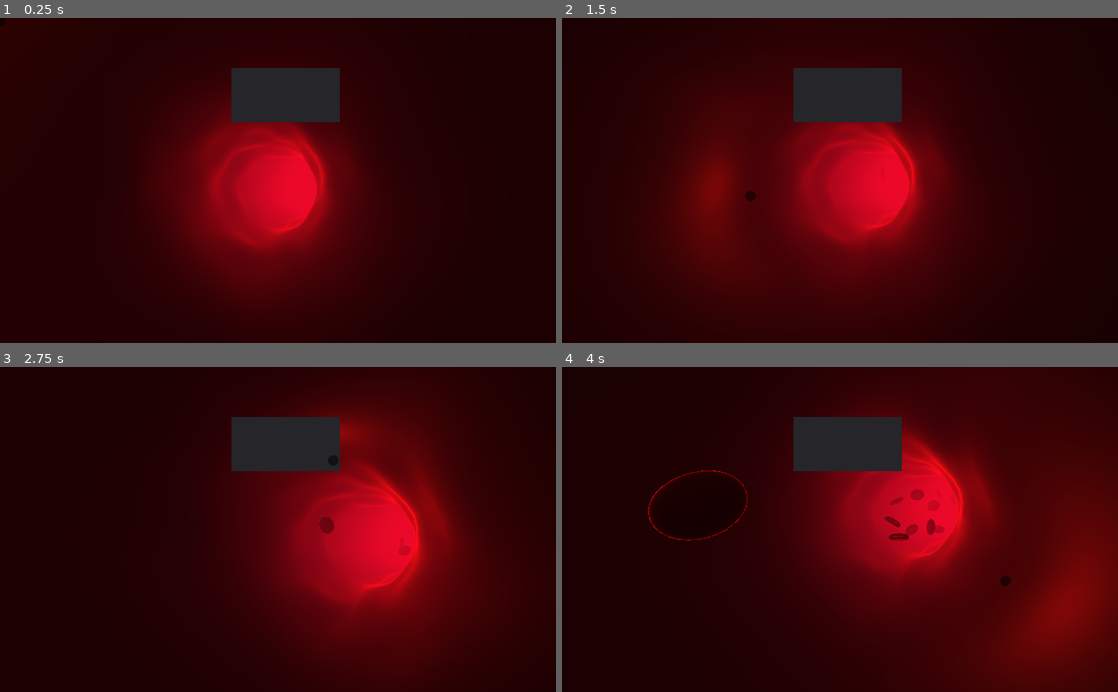
Above: before the commit, frames 1-4 (two rows, left to right).
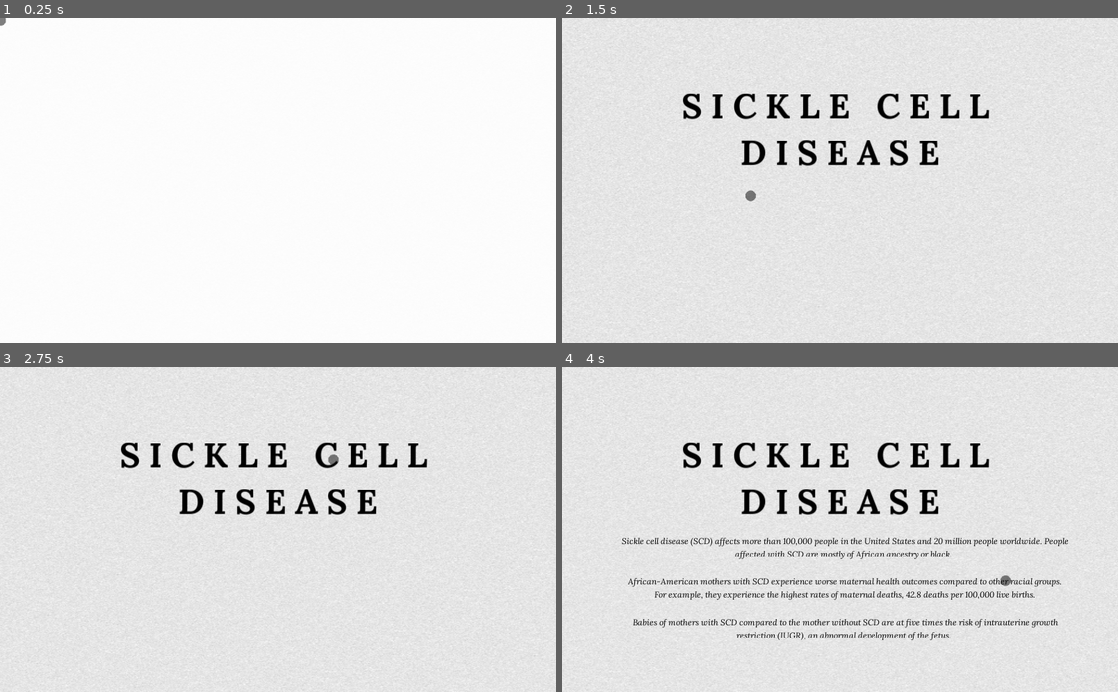
Above: after the commit, the same moments.

Repository: pengink/SCDPresentation
Game: Godot game, scene res://Main.tscn
Same seed, same stepped clock (60 frames per second), same inputs: the game is played once before the commit and once after it.
Inputs (mouse positions are in pixels of both pictures, inside the frame that each line leads up to):
- Up to frame 1 (0.25 s): no input
- Up to frame 2 (1.5 s): tap Enter at 0.5 s; move the mouse to (962, 164) at 0.52 s; press the mouse at (962, 164) at 0.53 s; tap Mouse wheel down (scroll_down) at 0.8, 1.35 s; move the mouse to (728, 196) at 1.27 s; release the mouse at (728, 196) at 1.28 s; click (728, 196) at 1.42 s
- Up to frame 3 (2.75 s): tap Mouse wheel up (scroll_up) at 1.55 s; move the mouse to (333, 458) at 2.02 s; hold Mouse wheel up (scroll_up) from 2.03 s (still down); click (333, 458) at 2.3 s
- Up to frame 4 (4 s): move the mouse to (812, 594) at 2.77 s; release Mouse wheel up (scroll_up) at 2.78 s; click (812, 594) at 2.85 s; tap Mouse wheel down (scroll_down) at 3.05 s; move the mouse to (1006, 578) at 3.52 s; hold Mouse wheel down (scroll_down) from 3.53 s (still down); click (1006, 578) at 3.67 s; tap Mouse wheel up (scroll_up) at 3.8 s

The runs differ from the first frame. In frame 1, 100% of the frame differs, in the area x 0-100%, y 0-100%; in frame 2, 100%; in frame 3, 100%; in frame 4, 100%.

Commit message:
http request

Diff:
--- /dev/null
+++ b/Descriptions.gd
@@ -0,0 +1,29 @@
+extends Label
+
+onready var cursor = get_parent().get_parent().get_node("Cursor")
+onready var HTTP = get_parent().get_parent().get_node("HTTPRequest")
+var on_desc : int = 0
+
+func _ready():
+	pass # Replace with function body.
+
+func _input(event):
+	if event is InputEventMouseButton && Input.is_action_just_pressed("click"):
+			cursor.play("active")
+			print("click")
+			HTTP.request("https://www.nhlbi.nih.gov/health/sickle-cell-disease/causes")
+			match on_desc:
+				1:
+					pass
+
+func _on_Desc_mouse_entered():
+	on_desc = 1
+
+func _on_Desc_mouse_exited():
+	on_desc = 0
+	cursor.play("idle")
+
+
+
+func _on_HTTPRequest_request_completed(result, response_code, headers, body):
+	print("completed")
--- a/GUI.tscn
+++ b/GUI.tscn
@@ -1,7 +1,399 @@
-[gd_scene load_steps=34 format=2]
+[gd_scene load_steps=58 format=2]
 
 [ext_resource path="res://textures/mousecursor - Copy.png" type="Texture" id=1]
 [ext_resource path="res://script/CustomCursor.gd" type="Script" id=2]
+[ext_resource path="res://script/BootStartupPage.gd" type="Script" id=3]
+[ext_resource path="res://textures/icons8-down-arrow-50.png" type="Texture" id=4]
+[ext_resource path="res://Fonts/static/Lora-Italic.ttf" type="DynamicFontData" id=5]
+[ext_resource path="res://Descriptions.gd" type="Script" id=6]
+
+[sub_resource type="Animation" id=81]
+resource_name = "MainPage"
+length = 1.5
+tracks/0/type = "value"
+tracks/0/path = NodePath("StartScreen:rect_position")
+tracks/0/interp = 1
+tracks/0/loop_wrap = true
+tracks/0/imported = false
+tracks/0/enabled = true
+tracks/0/keys = {
+"times": PoolRealArray( 0, 1, 1.5 ),
+"transitions": PoolRealArray( 1, 1, 1 ),
+"update": 0,
+"values": [ Vector2( 0, 0 ), Vector2( 0, 0 ), Vector2( -720, 0 ) ]
+}
+tracks/1/type = "value"
+tracks/1/path = NodePath("Title:rect_position")
+tracks/1/interp = 2
+tracks/1/loop_wrap = true
+tracks/1/imported = false
+tracks/1/enabled = true
+tracks/1/keys = {
+"times": PoolRealArray( 0, 1, 1.5 ),
+"transitions": PoolRealArray( 1, 1, 1 ),
+"update": 0,
+"values": [ Vector2( 200, 120 ), Vector2( 200, 120 ), Vector2( 30, 188 ) ]
+}
+tracks/2/type = "value"
+tracks/2/path = NodePath("Title:rect_scale")
+tracks/2/interp = 1
+tracks/2/loop_wrap = true
+tracks/2/imported = false
+tracks/2/enabled = true
+tracks/2/keys = {
+"times": PoolRealArray( 0, 1, 1.5 ),
+"transitions": PoolRealArray( 1, 1, 1 ),
+"update": 0,
+"values": [ Vector2( 1, 1 ), Vector2( 1, 1 ), Vector2( 0.4, 0.4 ) ]
+}
+tracks/3/type = "value"
+tracks/3/path = NodePath("Desc:visible")
+tracks/3/interp = 0
+tracks/3/loop_wrap = true
+tracks/3/imported = false
+tracks/3/enabled = true
+tracks/3/keys = {
+"times": PoolRealArray( 0, 1 ),
+"transitions": PoolRealArray( 1, 1 ),
+"update": 1,
+"values": [ true, false ]
+}
+tracks/4/type = "value"
+tracks/4/path = NodePath("ColorRect:visible")
+tracks/4/interp = 1
+tracks/4/loop_wrap = true
+tracks/4/imported = false
+tracks/4/enabled = true
+tracks/4/keys = {
+"times": PoolRealArray( 0 ),
+"transitions": PoolRealArray( 1 ),
+"update": 1,
+"values": [ false ]
+}
+tracks/5/type = "value"
+tracks/5/path = NodePath("Desc:modulate")
+tracks/5/interp = 1
+tracks/5/loop_wrap = true
+tracks/5/imported = false
+tracks/5/enabled = true
+tracks/5/keys = {
+"times": PoolRealArray( 0, 1 ),
+"transitions": PoolRealArray( 1, 1 ),
+"update": 0,
+"values": [ Color( 0, 0, 0, 1 ), Color( 0, 0, 0, 0 ) ]
+}
+tracks/6/type = "value"
+tracks/6/path = NodePath("Cont:modulate")
+tracks/6/interp = 2
+tracks/6/loop_wrap = true
+tracks/6/imported = false
+tracks/6/enabled = true
+tracks/6/keys = {
+"times": PoolRealArray( 0, 1 ),
+"transitions": PoolRealArray( 1, 1 ),
+"update": 0,
+"values": [ Color( 0, 0, 0, 0.541176 ), Color( 0, 0, 0, 0 ) ]
+}
+tracks/7/type = "value"
+tracks/7/path = NodePath("Cont:visible")
+tracks/7/interp = 1
+tracks/7/loop_wrap = true
+tracks/7/imported = false
+tracks/7/enabled = true
+tracks/7/keys = {
+"times": PoolRealArray( 0, 1 ),
+"transitions": PoolRealArray( 1, 1 ),
+"update": 1,
+"values": [ true, false ]
+}
+
+[sub_resource type="Animation" id=84]
+length = 0.001
+tracks/0/type = "value"
+tracks/0/path = NodePath("../ScrollContainer:rect_size")
+tracks/0/interp = 1
+tracks/0/loop_wrap = true
+tracks/0/imported = false
+tracks/0/enabled = true
+tracks/0/keys = {
+"times": PoolRealArray( 0 ),
+"transitions": PoolRealArray( 1 ),
+"update": 0,
+"values": [ Vector2( 1025, 600 ) ]
+}
+tracks/1/type = "value"
+tracks/1/path = NodePath("Title:custom_fonts/font:extra_spacing_char")
+tracks/1/interp = 1
+tracks/1/loop_wrap = true
+tracks/1/imported = false
+tracks/1/enabled = true
+tracks/1/keys = {
+"times": PoolRealArray( 0 ),
+"transitions": PoolRealArray( 1 ),
+"update": 0,
+"values": [ 16 ]
+}
+
+[sub_resource type="Animation" id=75]
+resource_name = "Startup"
+length = 5.0
+tracks/0/type = "value"
+tracks/0/path = NodePath("ColorRect:modulate")
+tracks/0/interp = 2
+tracks/0/loop_wrap = true
+tracks/0/imported = false
+tracks/0/enabled = true
+tracks/0/keys = {
+"times": PoolRealArray( 0, 0.5, 1 ),
+"transitions": PoolRealArray( 1, 1, 1 ),
+"update": 0,
+"values": [ Color( 1, 1, 1, 0.777778 ), Color( 1, 1, 1, 1 ), Color( 1, 1, 1, 0 ) ]
+}
+tracks/1/type = "value"
+tracks/1/path = NodePath("Title:rect_position")
+tracks/1/interp = 1
+tracks/1/loop_wrap = true
+tracks/1/imported = false
+tracks/1/enabled = true
+tracks/1/keys = {
+"times": PoolRealArray( 0, 0.5, 1.1, 5 ),
+"transitions": PoolRealArray( 1, 1, 1, 1 ),
+"update": 0,
+"values": [ Vector2( 200, 110 ), Vector2( 200, 110 ), Vector2( 200, 120 ), Vector2( 200, 120 ) ]
+}
+tracks/2/type = "value"
+tracks/2/path = NodePath("Title:rect_scale")
+tracks/2/interp = 2
+tracks/2/loop_wrap = true
+tracks/2/imported = false
+tracks/2/enabled = true
+tracks/2/keys = {
+"times": PoolRealArray( 0, 0.5, 1.1, 5 ),
+"transitions": PoolRealArray( 1, 1, 1, 1 ),
+"update": 0,
+"values": [ Vector2( 1, 1 ), Vector2( 1, 1 ), Vector2( 1, 1 ), Vector2( 1, 1 ) ]
+}
+tracks/3/type = "value"
+tracks/3/path = NodePath("../ScrollContainer:scroll_vertical_enabled")
+tracks/3/interp = 0
+tracks/3/loop_wrap = true
+tracks/3/imported = false
+tracks/3/enabled = true
+tracks/3/keys = {
+"times": PoolRealArray( 0, 4.7 ),
+"transitions": PoolRealArray( 1, 1 ),
+"update": 1,
+"values": [ false, true ]
+}
+tracks/4/type = "value"
+tracks/4/path = NodePath("Title:modulate")
+tracks/4/interp = 2
+tracks/4/loop_wrap = true
+tracks/4/imported = false
+tracks/4/enabled = true
+tracks/4/keys = {
+"times": PoolRealArray( 0, 0.5, 1.1 ),
+"transitions": PoolRealArray( 1, 1, 1 ),
+"update": 0,
+"values": [ Color( 0, 0, 0, 0 ), Color( 0, 0, 0, 0 ), Color( 0, 0, 0, 1 ) ]
+}
+tracks/5/type = "value"
+tracks/5/path = NodePath("Desc:modulate")
+tracks/5/interp = 2
+tracks/5/loop_wrap = true
+tracks/5/imported = false
+tracks/5/enabled = true
+tracks/5/keys = {
+"times": PoolRealArray( 0, 2.9, 3.9 ),
+"transitions": PoolRealArray( 1, 1, 1 ),
+"update": 0,
+"values": [ Color( 0, 0, 0, 0 ), Color( 0, 0, 0, 0 ), Color( 0, 0, 0, 1 ) ]
+}
+tracks/6/type = "value"
+tracks/6/path = NodePath("Desc:rect_position")
+tracks/6/interp = 2
+tracks/6/loop_wrap = true
+tracks/6/imported = false
+tracks/6/enabled = true
+tracks/6/keys = {
+"times": PoolRealArray( 2.6, 3.9 ),
+"transitions": PoolRealArray( 1, 1 ),
+"update": 0,
+"values": [ Vector2( 105, 300 ), Vector2( 105, 310 ) ]
+}
+tracks/7/type = "value"
+tracks/7/path = NodePath("ColorRect:visible")
+tracks/7/interp = 1
+tracks/7/loop_wrap = true
+tracks/7/imported = false
+tracks/7/enabled = true
+tracks/7/keys = {
+"times": PoolRealArray( 0 ),
+"transitions": PoolRealArray( 1 ),
+"update": 1,
+"values": [ true ]
+}
+tracks/8/type = "value"
+tracks/8/path = NodePath("Cont:modulate")
+tracks/8/interp = 2
+tracks/8/loop_wrap = true
+tracks/8/imported = false
+tracks/8/enabled = true
+tracks/8/keys = {
+"times": PoolRealArray( 0 ),
+"transitions": PoolRealArray( 1 ),
+"update": 0,
+"values": [ Color( 0, 0, 0, 0 ) ]
+}
+tracks/9/type = "value"
+tracks/9/path = NodePath("Desc:visible")
+tracks/9/interp = 1
+tracks/9/loop_wrap = true
+tracks/9/imported = false
+tracks/9/enabled = true
+tracks/9/keys = {
+"times": PoolRealArray( 0 ),
+"transitions": PoolRealArray( 1 ),
+"update": 1,
+"values": [ true ]
+}
+tracks/10/type = "value"
+tracks/10/path = NodePath("Cont:visible")
+tracks/10/interp = 1
+tracks/10/loop_wrap = true
+tracks/10/imported = false
+tracks/10/enabled = true
+tracks/10/keys = {
+"times": PoolRealArray( 5 ),
+"transitions": PoolRealArray( 1 ),
+"update": 1,
+"values": [ true ]
+}
+tracks/11/type = "value"
+tracks/11/path = NodePath("..:can_scroll")
+tracks/11/interp = 0
+tracks/11/loop_wrap = true
+tracks/11/imported = false
+tracks/11/enabled = true
+tracks/11/keys = {
+"times": PoolRealArray( 0, 5 ),
+"transitions": PoolRealArray( 1, 1 ),
+"update": 1,
+"values": [ false, true ]
+}
+tracks/12/type = "value"
+tracks/12/path = NodePath("../ScrollContainer:rect_size")
+tracks/12/interp = 2
+tracks/12/loop_wrap = true
+tracks/12/imported = false
+tracks/12/enabled = true
+tracks/12/keys = {
+"times": PoolRealArray( 0, 4.7, 5 ),
+"transitions": PoolRealArray( 1, 1, 1 ),
+"update": 0,
+"values": [ Vector2( 1035, 600 ), Vector2( 1035, 600 ), Vector2( 1013, 600 ) ]
+}
+tracks/13/type = "value"
+tracks/13/path = NodePath("StartScreen:rect_position")
+tracks/13/interp = 1
+tracks/13/loop_wrap = true
+tracks/13/imported = false
+tracks/13/enabled = true
+tracks/13/keys = {
+"times": PoolRealArray( 0 ),
+"transitions": PoolRealArray( 1 ),
+"update": 0,
+"values": [ Vector2( 0, 0 ) ]
+}
+tracks/14/type = "value"
+tracks/14/path = NodePath("Cont:visible_characters")
+tracks/14/interp = 1
+tracks/14/loop_wrap = true
+tracks/14/imported = false
+tracks/14/enabled = true
+tracks/14/keys = {
+"times": PoolRealArray(  ),
+"transitions": PoolRealArray(  ),
+"update": 1,
+"values": [  ]
+}
+tracks/15/type = "value"
+tracks/15/path = NodePath("Desc:visible_characters")
+tracks/15/interp = 1
+tracks/15/loop_wrap = true
+tracks/15/imported = false
+tracks/15/enabled = true
+tracks/15/keys = {
+"times": PoolRealArray( 0, 2.9, 3.2 ),
+"transitions": PoolRealArray( 1, 1, 1 ),
+"update": 0,
+"values": [ 0, 0, 150 ]
+}
+tracks/16/type = "value"
+tracks/16/path = NodePath("Title:custom_fonts/font:extra_spacing_char")
+tracks/16/interp = 1
+tracks/16/loop_wrap = true
+tracks/16/imported = false
+tracks/16/enabled = true
+tracks/16/keys = {
+"times": PoolRealArray( 0, 0.5, 1.1, 5 ),
+"transitions": PoolRealArray( 1, 1, 1, 1 ),
+"update": 0,
+"values": [ 1, 1, 16, 16 ]
+}
+tracks/17/type = "value"
+tracks/17/path = NodePath("Desc/Desc:visible_characters")
+tracks/17/interp = 1
+tracks/17/loop_wrap = true
+tracks/17/imported = false
+tracks/17/enabled = true
+tracks/17/keys = {
+"times": PoolRealArray( -0.1, 0, 3.2, 3.5 ),
+"transitions": PoolRealArray( 1, 1, 1, 1 ),
+"update": 0,
+"values": [ 0, 0, 0, 183 ]
+}
+tracks/18/type = "value"
+tracks/18/path = NodePath("Desc/Desc/Desc:visible_characters")
+tracks/18/interp = 1
+tracks/18/loop_wrap = true
+tracks/18/imported = false
+tracks/18/enabled = true
+tracks/18/keys = {
+"times": PoolRealArray( 0, 3.5, 3.9 ),
+"transitions": PoolRealArray( 1, 1, 1 ),
+"update": 0,
+"values": [ 0, 0, 142 ]
+}
+
+[sub_resource type="Animation" id=83]
+resource_name = "ToContinue"
+length = 1.5
+loop = true
+tracks/0/type = "value"
+tracks/0/path = NodePath("Cont:modulate")
+tracks/0/interp = 1
+tracks/0/loop_wrap = true
+tracks/0/imported = false
+tracks/0/enabled = true
+tracks/0/keys = {
+"times": PoolRealArray( 0, 0.75, 1.5 ),
+"transitions": PoolRealArray( 1, 1, 1 ),
+"update": 0,
+"values": [ Color( 0, 0, 0, 0.0784314 ), Color( 0, 0, 0, 1 ), Color( 0, 0, 0, 0.0784314 ) ]
+}
+tracks/1/type = "value"
+tracks/1/path = NodePath("Cont:rect_position")
+tracks/1/interp = 1
+tracks/1/loop_wrap = true
+tracks/1/imported = false
+tracks/1/enabled = true
+tracks/1/keys = {
+"times": PoolRealArray( 0, 0.75, 1.5 ),
+"transitions": PoolRealArray( 1, 1, 1 ),
+"update": 0,
+"values": [ Vector2( 0, 550 ), Vector2( 0, 547 ), Vector2( 0, 550 ) ]
+}
 
 [sub_resource type="CanvasItemMaterial" id=62]
 
@@ -163,32 +555,258 @@
 "speed": 5.0
 } ]
 
+[sub_resource type="VisualShaderNodeVec3Uniform" id=63]
+uniform_name = "VectorUniform"
+default_value_enabled = true
+default_value = Vector3( 5, 5, 0 )
+
+[sub_resource type="VisualShaderNodeVectorOp" id=64]
+operator = 2
+
+[sub_resource type="VisualShaderNodeVectorOp" id=65]
+output_port_for_preview = 0
+
+[sub_resource type="VisualShaderNodeScalarOp" id=66]
+default_input_values = [ 0, 0.0, 1, 0.4 ]
+
+[sub_resource type="OpenSimplexNoise" id=67]
+octaves = 9
+period = 0.1
+persistence = 1.0
+lacunarity = 1.0
+
+[sub_resource type="NoiseTexture" id=68]
+width = 1024
+height = 1024
+noise = SubResource( 67 )
+
+[sub_resource type="VisualShaderNodeTexture" id=69]
+output_port_for_preview = 0
+texture = SubResource( 68 )
+
+[sub_resource type="VisualShaderNodeInput" id=70]
+output_port_for_preview = 0
+input_name = "time"
+
+[sub_resource type="VisualShaderNodeInput" id=71]
+input_name = "uv"
+
+[sub_resource type="VisualShader" id=72]
+code = "shader_type canvas_item;
+uniform vec3 VectorUniform = vec3(5.000000, 5.000000, 0.000000);
+uniform sampler2D tex_frg_2;
+
+
+
+void vertex() {
+// Output:0
+
+}
+
+void fragment() {
+// VectorUniform:11
+	vec3 n_out11p0 = VectorUniform;
+
+// Input:3
+	float n_out3p0 = TIME;
+
+// VectorOp:13
+	vec3 n_out13p0 = n_out11p0 * vec3(n_out3p0);
+
+// Input:5
+	vec3 n_out5p0 = vec3(UV, 0.0);
+
+// VectorOp:14
+	vec3 n_out14p0 = n_out13p0 + n_out5p0;
+
+// Texture:2
+	vec4 tex_frg_2_read = texture(tex_frg_2, n_out14p0.xy);
+	vec3 n_out2p0 = tex_frg_2_read.rgb;
+	float n_out2p1 = tex_frg_2_read.a;
+
+// ScalarOp:15
+	float n_in15p1 = 0.40000;
+	float n_out15p0 = dot(n_out2p0, vec3(0.333333, 0.333333, 0.333333)) + n_in15p1;
+
+// Output:0
+	COLOR.rgb = vec3(n_out15p0);
+
+}
+
+void light() {
+// Output:0
+
+}
+"
+graph_offset = Vector2( -139.143, -15.067 )
+mode = 1
+flags/light_only = false
+nodes/fragment/0/position = Vector2( 900, 200 )
+nodes/fragment/2/node = SubResource( 69 )
+nodes/fragment/2/position = Vector2( 360, -20 )
+nodes/fragment/3/node = SubResource( 70 )
+nodes/fragment/3/position = Vector2( -800, 140 )
+nodes/fragment/5/node = SubResource( 71 )
+nodes/fragment/5/position = Vector2( -660, 340 )
+nodes/fragment/11/node = SubResource( 63 )
+nodes/fragment/11/position = Vector2( -940, -40 )
+nodes/fragment/13/node = SubResource( 64 )
+nodes/fragment/13/position = Vector2( -442.582, 15.8928 )
+nodes/fragment/14/node = SubResource( 65 )
+nodes/fragment/14/position = Vector2( 120, 80 )
+nodes/fragment/15/node = SubResource( 66 )
+nodes/fragment/15/position = Vector2( 660, 120 )
+nodes/fragment/connections = PoolIntArray( 11, 0, 13, 0, 3, 0, 13, 1, 13, 0, 14, 0, 5, 0, 14, 1, 14, 0, 2, 0, 2, 0, 15, 0, 15, 0, 0, 0 )
+
+[sub_resource type="ShaderMaterial" id=73]
+shader = SubResource( 72 )
+shader_param/VectorUniform = Vector3( 5, 5, 0 )
+
+[sub_resource type="DynamicFontData" id=87]
+font_path = "res://Fonts/static/Lora-Bold.ttf"
+
+[sub_resource type="DynamicFont" id=88]
+size = 64
+use_filter = true
+extra_spacing_char = 16
+font_data = SubResource( 87 )
+
+[sub_resource type="DynamicFont" id=89]
+font_data = ExtResource( 5 )
+
+[sub_resource type="DynamicFontData" id=78]
+font_path = "res://Fonts/static/Lora-Italic.ttf"
+
+[sub_resource type="DynamicFont" id=82]
+size = 12
+use_filter = true
+font_data = SubResource( 78 )
+
 [node name="GUI" type="CanvasLayer"]
 script = ExtResource( 2 )
-
-[node name="Control" type="Control" parent="."]
-anchor_right = 1.0
-anchor_bottom = 1.0
-
-[node name="ScrollContainer" type="ScrollContainer" parent="Control"]
-anchor_right = 1.0
-anchor_bottom = 1.0
-
-[node name="Control" type="Control" parent="Control/ScrollContainer"]
+can_scroll = true
+
+[node name="HTTPRequest" type="HTTPRequest" parent="."]
+
+[node name="AnimationPlayer" type="AnimationPlayer" parent="."]
+root_node = NodePath("../StartUp")
+autoplay = "Startup"
+anims/MainPage = SubResource( 81 )
+anims/RESET = SubResource( 84 )
+anims/Startup = SubResource( 75 )
+anims/ToContinue = SubResource( 83 )
+
+[node name="Timer" type="Timer" parent="."]
+wait_time = 0.1
+
+[node name="Cursor" type="AnimatedSprite" parent="."]
+self_modulate = Color( 1, 1, 1, 0.501961 )
+material = SubResource( 62 )
+z_index = 1
+frames = SubResource( 32 )
+animation = "idle"
+playing = true
+
+[node name="StartUp" type="Control" parent="."]
+margin_right = 40.0
+margin_bottom = 40.0
+script = ExtResource( 3 )
+
+[node name="StartScreen" type="ColorRect" parent="StartUp"]
+material = SubResource( 73 )
+margin_right = 1024.0
+margin_bottom = 600.0
+
+[node name="Title" type="Label" parent="StartUp"]
+modulate = Color( 0, 0, 0, 1 )
+margin_left = 200.0
+margin_top = 120.0
+margin_right = 824.0
+margin_bottom = 289.015
+custom_fonts/font = SubResource( 88 )
+text = "SICKLE CELL DISEASE"
+align = 1
+autowrap = true
+
+[node name="Desc" type="Label" parent="StartUp"]
+modulate = Color( 0, 0, 0, 1 )
+margin_left = 105.0
+margin_top = 310.0
+margin_right = 929.0
+margin_bottom = 622.001
+custom_fonts/font = SubResource( 89 )
+text = "Sickle cell disease (SCD) affects more than 100,000 people in the United States and 20 million people worldwide. People affected with SCD are mostly of African ancestry or black."
+align = 1
+autowrap = true
+max_lines_visible = 9
+script = ExtResource( 6 )
+
+[node name="Desc" type="Label" parent="StartUp/Desc"]
+modulate = Color( 0, 0, 0, 1 )
+margin_top = 75.0
+margin_right = 824.0
+margin_bottom = 387.0
+custom_fonts/font = SubResource( 89 )
+text = "African-American mothers with SCD experience worse maternal health outcomes compared to other racial groups. For example, they experience the highest rates of maternal deaths, 42.8 deaths per 100,000 live births.
+"
+align = 1
+autowrap = true
+max_lines_visible = 9
+
+[node name="Desc" type="Label" parent="StartUp/Desc/Desc"]
+modulate = Color( 0, 0, 0, 1 )
+margin_top = 75.0
+margin_right = 824.0
+margin_bottom = 387.0
+custom_fonts/font = SubResource( 89 )
+text = "Babies of mothers with SCD compared to the mother without SCD are at five times the risk of intrauterine growth restriction (IUGR), an abnormal development of the fetus.
+"
+align = 1
+autowrap = true
+max_lines_visible = 9
+
+[node name="Cont" type="Label" parent="StartUp"]
+modulate = Color( 0, 0, 0, 0 )
+margin_top = 550.0
+margin_right = 1024.0
+margin_bottom = 584.0
+custom_fonts/font = SubResource( 82 )
+text = "Scroll down to continue to site"
+align = 1
+autowrap = true
+
+[node name="TextureRect" type="TextureRect" parent="StartUp/Cont"]
 anchor_left = 0.5
 anchor_top = 0.5
 anchor_right = 0.5
 anchor_bottom = 0.5
-
-[node name="Panel" type="Panel" parent="Control/ScrollContainer/Control"]
-margin_left = 426.0
-margin_top = 92.0
-margin_right = 626.0
-margin_bottom = 192.0
-
-[node name="Cursor" type="AnimatedSprite" parent="."]
-self_modulate = Color( 1, 1, 1, 0.501961 )
-material = SubResource( 62 )
-frames = SubResource( 32 )
-animation = "idle"
-playing = true
+margin_left = -20.0
+margin_top = -2.0
+margin_right = 30.0
+margin_bottom = 48.0
+rect_scale = Vector2( 0.5, 0.5 )
+texture = ExtResource( 4 )
+
+[node name="ColorRect" type="ColorRect" parent="StartUp"]
+modulate = Color( 1, 1, 1, 0 )
+margin_right = 1024.0
+margin_bottom = 600.0
+
+[node name="ScrollContainer" type="ScrollContainer" parent="."]
+margin_right = 1025.0
+margin_bottom = 600.0
+rect_clip_content = false
+scroll_horizontal_enabled = false
+
+[node name="ColorRect" type="ColorRect" parent="ScrollContainer"]
+margin_right = 1013.0
+margin_bottom = 1200.0
+rect_min_size = Vector2( 1013, 1200 )
+color = Color( 1, 1, 1, 0 )
+
+[connection signal="request_completed" from="HTTPRequest" to="StartUp/Desc" method="_on_HTTPRequest_request_completed"]
+[connection signal="animation_finished" from="AnimationPlayer" to="." method="_on_AnimationPlayer_animation_finished"]
+[connection signal="animation_finished" from="AnimationPlayer" to="StartUp" method="_on_AnimationPlayer_animation_finished"]
+[connection signal="timeout" from="Timer" to="." method="_on_Timer_timeout"]
+[connection signal="mouse_entered" from="StartUp/Desc" to="StartUp/Desc" method="_on_Desc_mouse_entered"]
+[connection signal="mouse_exited" from="StartUp/Desc" to="StartUp/Desc" method="_on_Desc_mouse_exited"]
--- a/project.godot
+++ b/project.godot
@@ -12,11 +12,14 @@
 
 config/name="Sickle Cell"
 run/main_scene="res://Main.tscn"
+boot_splash/image="res://textures/whitescreen.png"
 config/icon="res://textures/icon.png"
 
 [display]
 
 mouse_cursor/custom_image="res://textures/Transparent.png"
+window/stretch/mode="2d"
+window/stretch/aspect="keep"
 
 [gui]
 
--- /dev/null
+++ b/script/BootStartupPage.gd
@@ -0,0 +1,13 @@
+extends Control
+
+onready var SS = get_node("StartScreen")
+onready var CR = get_node("ColorRect")
+onready var AP = get_parent().get_node("AnimationPlayer")
+
+# Called when the node enters the scene tree for the first time.
+func _ready():
+	AP.play("Startup")
+
+func _on_AnimationPlayer_animation_finished(anim_name):
+	if anim_name == "Startup":
+		AP.play("ToContinue")
--- a/script/CustomCursor.gd
+++ b/script/CustomCursor.gd
@@ -2,10 +2,18 @@
 
 
 onready var cursor = get_node("Cursor")
-var is_scrolling : bool = false
+onready var animPlayer = get_node("AnimationPlayer")
+onready var scrollCon = get_node("ScrollContainer")
+onready var timer = get_node("Timer")
+
+export var can_scroll = false
+
+var scrollBar : HScrollBar
 var screen : Viewport
 var mouse_pos : Vector2
-var dt : float
+
+var scroll_value : int = 0
+var current_page : int = 0
 
 
 # Called when the node enters the scene tree for the first time.
@@ -13,24 +21,47 @@
 	Input.mouse_mode = 1
 	screen = get_viewport()
 	cursor.offset = screen.get_mouse_position()
+	scrollBar = scrollCon.get_node("_h_scroll")
 
-# Called every frame. 'delta' is the elapsed time since the previous frame.
+	if scrollBar != null:
+		scrollBar.connect("changed", self, "_on_changed")
+		print("connected")
+
 func _physics_process(delta):
-	dt = delta
-	is_scrolling = false
-
-	if Input.is_action_pressed("escape"):
-		print("klik")
-		get_tree().quit()
-
 	mouse_pos = screen.get_mouse_position()
 	cursor.offset = cursor.offset.linear_interpolate(mouse_pos, delta * 10)
-	print(get_node("Control/ScrollContainer").scroll_horizontal)
+
+	on_reload()
+
+func on_reload():
+	if Input.is_action_just_pressed("escape"):
+		get_tree().reload_current_scene()
 
 
-func _on_VScrollBar_scrolling():
-	cursor.hide()
+func _on_changed():
+	if can_scroll == true:
+		scroll_value += 1
+		timer.start()
+
+func _on_Timer_timeout():
+	if scroll_value >= 10:
+		current_page += 1
+		match_page()
+	scroll_value = 0
+	scrollCon.scroll_vertical = 0
 
 
-func _on_VScrollBar_mouse_exited():
-	cursor.show()
+func match_page():
+	can_scroll = false
+	match current_page:
+		1:
+			animPlayer.play("MainPage")
+
+
+func _on_AnimationPlayer_animation_finished(anim_name):
+	if current_page >= 1:
+		can_scroll = true
+
+func _on_Panel_mouse_entered():
+	pass
+	print("entered")
--- a/scrollMaster.gd
+++ /dev/null
@@ -1,25 +0,0 @@
-extends Spatial
-
-var dist : float  = 0.2
-var scrollPos : int
-var to : float
-
-# Called when the node enters the scene tree for the first time.
-func _ready():
-	pass # Replace with function body.
-
-
-# Called every frame. 'delta' is the elapsed time since the previous frame.
-func _process(delta):
-	translation.y = lerp(translation.y, scrollPos * dist, delta * 4)
-
-	self.scale.x = get_viewport().get_visible_rect().size.x * 0.001
-	self.scale.y = get_viewport().get_visible_rect().size.y * 0.001
-
-func _input(event):
-	if event is InputEventMouse:
-		if event.is_action_pressed("scroll_up"):
-			scrollPos -= 1
-
-		elif event.is_action_pressed("scroll_down"):
-			scrollPos += 1
Binary file added: Fonts/Lora-Italic-VariableFont_wght.ttf
Binary file added: Fonts/Lora-VariableFont_wght.ttf
Not shown, added: Fonts/OFL.txt
Not shown, added: Fonts/README.txt
Binary file added: Fonts/static/Lora-Bold.ttf
Binary file added: Fonts/static/Lora-BoldItalic.ttf
Binary file added: Fonts/static/Lora-Italic.ttf
Binary file added: Fonts/static/Lora-Medium.ttf
Binary file added: Fonts/static/Lora-MediumItalic.ttf
Binary file added: Fonts/static/Lora-Regular.ttf
Binary file added: Fonts/static/Lora-SemiBold.ttf
Binary file added: Fonts/static/Lora-SemiBoldItalic.ttf
(and 5 more such lines)
